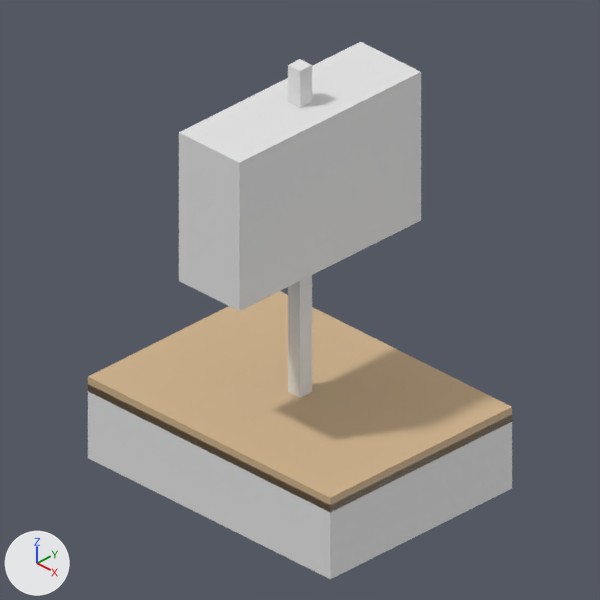
Renders of the Blender file client/assets/blender/ship1.blend from each side of a commit.
Before and after are seen from the file's camera 'Camera'. Arrows for +X, +Y and +Z are at lower left; the lights stay in place.

Names of what the first picture shows: 'Ship'.
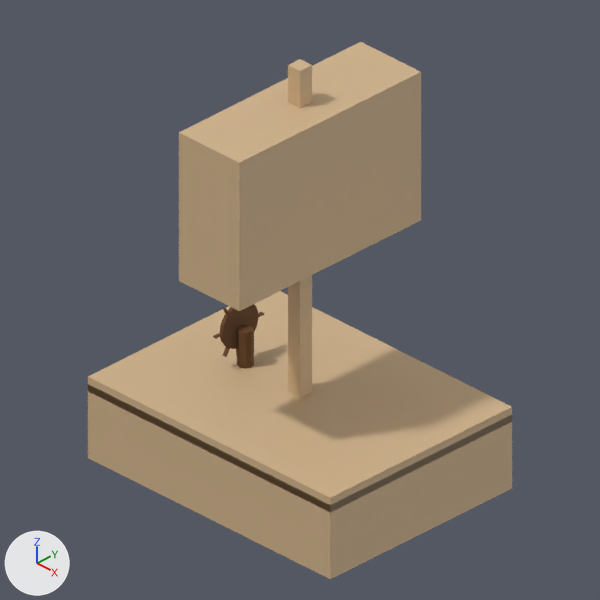
Commit message: feat: Add ship sprite enhancements proposal and helm implementation

The change in detail:
Material 'DarkWood_Helm.001' (mat_darkwood_helm_001) is new.
Its base color is (0.13, 0.0561, 0.0152) (brown #654321).
Its roughness is 0.8.
me_cube_001 has 32 vertices, 24 faces and spans x -1.0..1.0, y -1.0..1.0, z -5.0..7.0.
me_cube_001 is used by ob_ship; location (0.0, 0.0, 0.0); scale (2.0, 1.5, 0.5).
me_cube_001 part 1: all 18 faces that had it switch from no material to mat_material_001 (beige #d2b48c).
Mesh me_cylinder_002 is new.
It has 120 vertices, 82 faces and spans x -0.15..0.1, y -0.38..0.41, z -4.0..9.7.
It uses material mat_darkwood_helm_001 (brown #654321).
Object 'Helm_Wheel' (ob_helm_wheel) is new; it shows me_cylinder_002.
Its parent is ob_ship.
Its matrix parent inverse is Matrix(((0.5, 0.0, 0.0, 0.0), (0.0, 0.667, 0.0, 0.0), (0.0, 0.0, 2.0, 0.0), (0.0, 0.0, 0.0, 1.0))).
Its location is (-0.9, 0.0, -0.7).
Its rotation in degrees is (0, 0, 0.5).
Its scale is (1.0, 1.0, 0.07).

Location of each change, (x1, y1, x2, y2) in pixels of the pictures (600 x 600 px):
'Helm_Wheel', added (brown)
    after: (213, 304, 264, 369)
part 1 of me_cube_001, recoloured (grey to beige)
    both: (88, 42, 512, 579)
